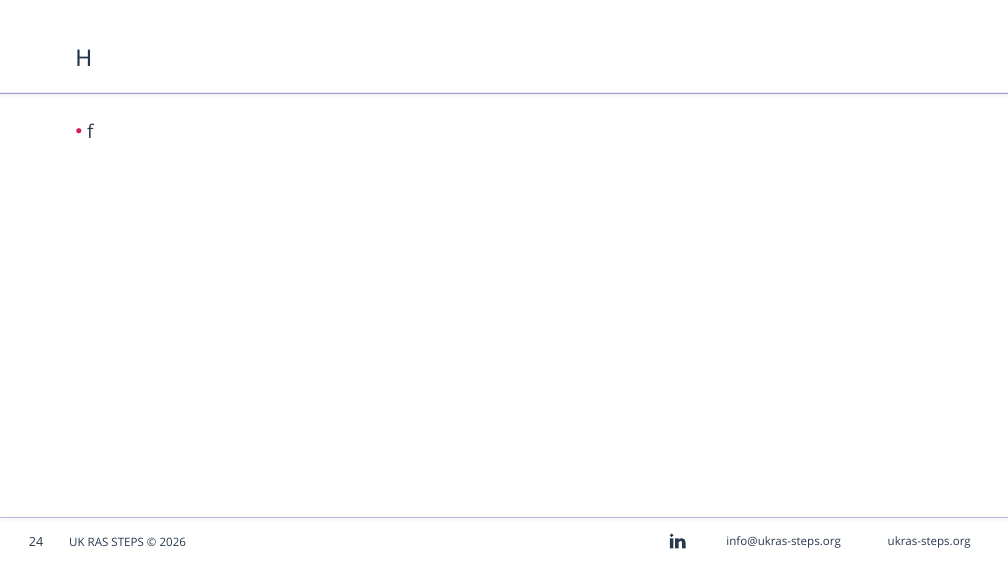
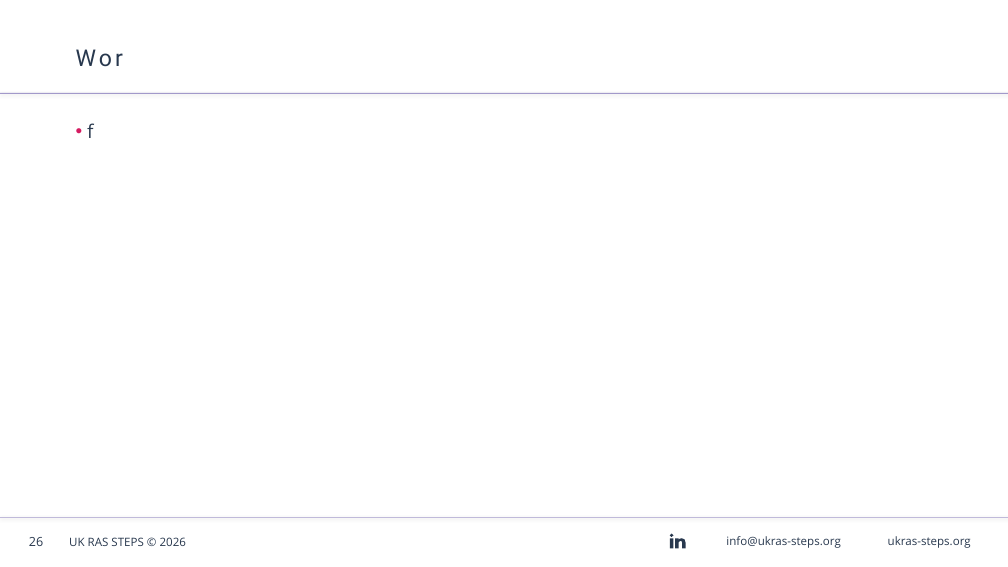
Before and after one commit to AndyBlightLeeds/git-github-workshop, a slide deck: slide 26 of diff-patch-demo/presentation/Git & GitHub Workshop - Linux.odp (slide 24 before the commit). Drawn at 1008x567 pixels with LibreOffice and Linux fonts; fonts in the diff are those of the drawing; background and template pictures are left out. Boxes give left, top, right and bottom in pixels: in the first picture for what was removed or moved away, otherwise in the second. Text is boxed around its words. In the diff, an @@ line names an element or a change of style, - is before the commit and + after.

```diff
--- a/diff-patch-demo/presentation/Git & GitHub Workshop - Linux.odp
+++ b/diff-patch-demo/presentation/Git & GitHub Workshop - Linux.odp
@@ title at (76, 49, 123, 67): text changed @@
-H
+Wor
@@ page number at (29, 537, 43, 546): text changed @@
-24
+26
```
Also in this commit, not shown: 1 other slide changed, 5 slides added.
